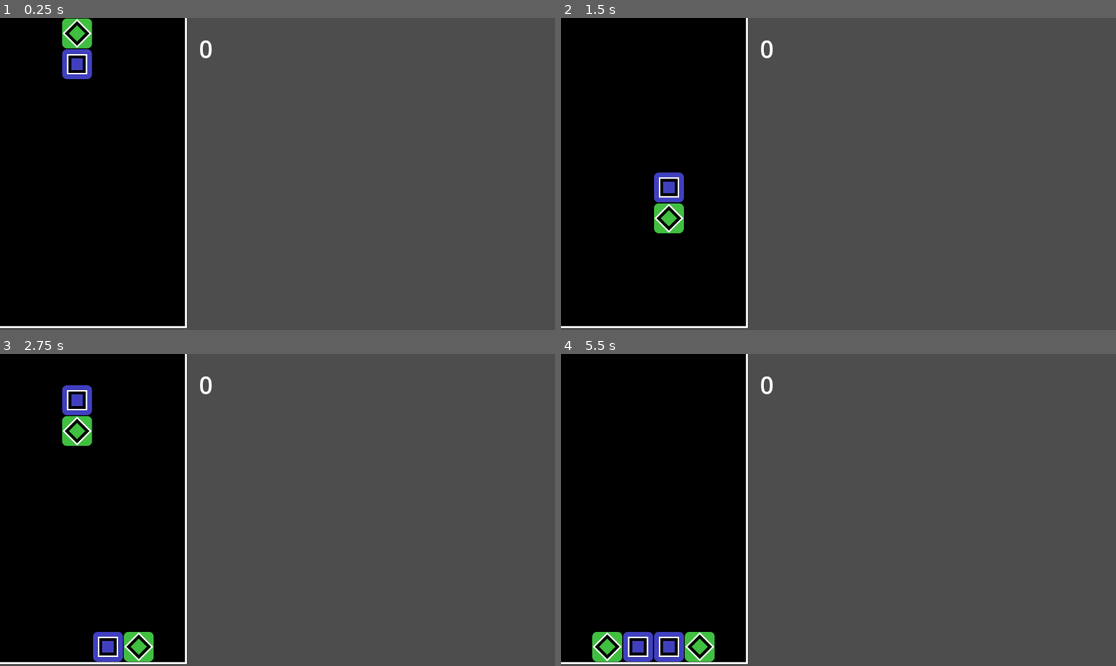
Above: before the commit, frames 1-4 (two rows, left to right).
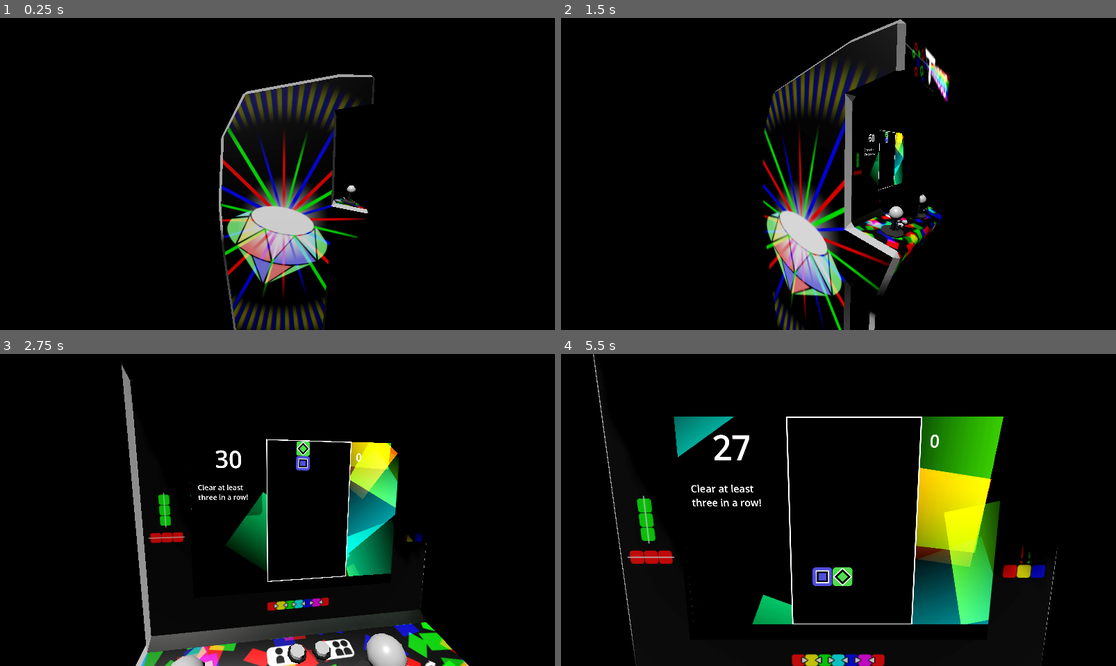
Above: after the commit, the same moments.

Repository: liabilityluke/FBGJ2025
Game: Godot game, scene res://cabinet.tscn
The game is run twice, just before and just after one commit, with the same random seed, the same clock (stepped at 60 frames per second) and the same inputs. Before the commit the project starts from res://board.tscn.
Inputs:
- Up to frame 1 (0.25 s): no input
- Up to frame 2 (1.5 s): tap Enter (ui_accept) at 0.5, 0.77 s; hold Right (ui_right) 0.53-1.28 s; hold Down (ui_down) from 1.28 s (still down)
- Up to frame 3 (2.75 s): tap Enter (ui_accept) at 1.52 s; release Down (ui_down) at 2.03 s; hold Right (ui_right) from 2.03 s (still down)
- Up to frame 4 (5.5 s): tap Enter (ui_accept) at 3.02, 3.77, 4.52 s; release Right (ui_right) at 3.53 s; hold Left (ui_left) 3.53-5.03 s; hold Down (ui_down) from 5.03 s (still down)

The runs differ from the first frame. In frame 1, 68% of the frame differs, in the area x 0-100%, y 0-100%; in frame 2, 67%; in frame 3, 70%; in frame 4, 71%.

Commit message:
add music and intro

Diff:
--- a/board.gd
+++ b/board.gd
@@ -187,6 +187,7 @@
 	var sfx = preload("res://sound_effect_player.tscn").instantiate()
 	add_child(sfx)
 	sfx.stream = preload("res://assets/land.wav")
+	sfx.bus = "SFX"
 	sfx.play()
 	on_chain_timer_timeout()
 	#drop_blocks()
@@ -313,6 +314,7 @@
 		var sfx = preload("res://sound_effect_player.tscn").instantiate()
 		add_child(sfx)
 		sfx.stream = preload("res://assets/clear_red.wav")
+		sfx.bus = "SFX"
 		sfx.play()
 
 		chain_detected = true
@@ -380,6 +382,7 @@
 		var sfx = preload("res://sound_effect_player.tscn").instantiate()
 		add_child(sfx)
 		sfx.stream = preload("res://assets/fuse.wav")
+		sfx.bus = "SFX"
 		sfx.play()
 
 	return chain_detected
--- a/cabinet.gd
+++ b/cabinet.gd
@@ -1,4 +1,11 @@
 extends Node3D
 
 func _input(event: InputEvent):
-	$SubViewport.push_input(event)
+	$"cabinet/SubViewport".push_input(event)
+
+func _ready() :
+	get_tree().paused = true
+	$MusicPlayer.start_game()
+
+func start_game() :
+	get_tree().paused = false
--- a/cabinet.tscn
+++ b/cabinet.tscn
@@ -1,9 +1,10 @@
-[gd_scene load_steps=12 format=3 uid="uid://byy7lkdp7264m"]
+[gd_scene load_steps=16 format=3 uid="uid://byy7lkdp7264m"]
 
 [ext_resource type="PackedScene" uid="uid://dxrv0s0i2eppq" path="res://assets/cabinet/cabinet(1).glb" id="1_ei0b6"]
 [ext_resource type="Script" uid="uid://cgcdyv7ysfnvw" path="res://cabinet.gd" id="1_igc2x"]
 [ext_resource type="PackedScene" uid="uid://b0an7k5opwfit" path="res://screen.tscn" id="2_nb64c"]
 [ext_resource type="Script" uid="uid://begr64r2o8nr8" path="res://sub_viewport.gd" id="3_ssam1"]
+[ext_resource type="Script" uid="uid://bet5bf6d8fs1q" path="res://music_player.gd" id="5_ssam1"]
 
 [sub_resource type="ProceduralSkyMaterial" id="ProceduralSkyMaterial_nb64c"]
 sky_top_color = Color(0, 0, 0, 1)
@@ -22,7 +23,7 @@
 glow_enabled = true
 
 [sub_resource type="ViewportTexture" id="ViewportTexture_nb64c"]
-viewport_path = NodePath("SubViewport")
+viewport_path = NodePath("cabinet/SubViewport")
 
 [sub_resource type="StandardMaterial3D" id="StandardMaterial3D_pkbbd"]
 resource_local_to_scene = true
@@ -38,6 +39,81 @@
 size = Vector2(40, 20)
 orientation = 2
 
+[sub_resource type="Animation" id="Animation_igc2x"]
+resource_name = "start_up"
+length = 3.0
+tracks/0/type = "value"
+tracks/0/imported = false
+tracks/0/enabled = true
+tracks/0/path = NodePath("Camera3D:position")
+tracks/0/interp = 1
+tracks/0/loop_wrap = true
+tracks/0/keys = {
+"times": PackedFloat32Array(0, 3),
+"transitions": PackedFloat32Array(2, 1),
+"update": 0,
+"values": [Vector3(0, 3.413, -5), Vector3(0, 3.413, -2.022)]
+}
+tracks/1/type = "value"
+tracks/1/imported = false
+tracks/1/enabled = true
+tracks/1/path = NodePath("cabinet:rotation")
+tracks/1/interp = 1
+tracks/1/loop_wrap = true
+tracks/1/keys = {
+"times": PackedFloat32Array(0, 3),
+"transitions": PackedFloat32Array(1, 1),
+"update": 0,
+"values": [Vector3(0, 1.74533, 0), Vector3(0, 0, 0)]
+}
+tracks/2/type = "method"
+tracks/2/imported = false
+tracks/2/enabled = true
+tracks/2/path = NodePath(".")
+tracks/2/interp = 1
+tracks/2/loop_wrap = true
+tracks/2/keys = {
+"times": PackedFloat32Array(2.5),
+"transitions": PackedFloat32Array(1),
+"values": [{
+"args": [],
+"method": &"start_game"
+}]
+}
+
+[sub_resource type="Animation" id="Animation_ssam1"]
+length = 0.001
+tracks/0/type = "value"
+tracks/0/imported = false
+tracks/0/enabled = true
+tracks/0/path = NodePath("Camera3D:position")
+tracks/0/interp = 1
+tracks/0/loop_wrap = true
+tracks/0/keys = {
+"times": PackedFloat32Array(0),
+"transitions": PackedFloat32Array(1),
+"update": 0,
+"values": [Vector3(0, 3.413, -2.022)]
+}
+tracks/1/type = "value"
+tracks/1/imported = false
+tracks/1/enabled = true
+tracks/1/path = NodePath("cabinet:rotation")
+tracks/1/interp = 1
+tracks/1/loop_wrap = true
+tracks/1/keys = {
+"times": PackedFloat32Array(0),
+"transitions": PackedFloat32Array(1),
+"update": 0,
+"values": [Vector3(0, 0, 0)]
+}
+
+[sub_resource type="AnimationLibrary" id="AnimationLibrary_2v0wj"]
+_data = {
+&"RESET": SubResource("Animation_ssam1"),
+&"start_up": SubResource("Animation_igc2x")
+}
+
 [node name="Node3D" type="Node3D"]
 process_mode = 3
 script = ExtResource("1_igc2x")
@@ -52,21 +128,38 @@
 [node name="Camera3D" type="Camera3D" parent="."]
 transform = Transform3D(-1, 0, -8.74228e-08, -1.08041e-08, 0.992334, 0.123584, 8.67526e-08, 0.123584, -0.992334, 0, 3.413, -2.022)
 
-[node name="cabinet(1)" parent="." instance=ExtResource("1_ei0b6")]
+[node name="cabinet" parent="." instance=ExtResource("1_ei0b6")]
+transform = Transform3D(1, 0, 0, 0, 1, 0, 0, 0, 1, 0, 0, 0)
 
-[node name="MeshInstance3D" type="MeshInstance3D" parent="."]
+[node name="MeshInstance3D" type="MeshInstance3D" parent="cabinet"]
 transform = Transform3D(-1, 0, -8.74228e-08, 0, 1, 0, 8.74228e-08, 0, -1, -0.0199797, 3.21335, -1.07697)
 material_override = SubResource("StandardMaterial3D_pkbbd")
 mesh = SubResource("PlaneMesh_ei0b6")
+skeleton = NodePath("../..")
 
-[node name="SubViewport" type="SubViewport" parent="."]
+[node name="SubViewport" type="SubViewport" parent="cabinet"]
 size = Vector2i(972, 648)
 script = ExtResource("3_ssam1")
 
-[node name="Node2D" parent="SubViewport" instance=ExtResource("2_nb64c")]
+[node name="Node2D" parent="cabinet/SubViewport" instance=ExtResource("2_nb64c")]
 process_mode = 1
 
 [node name="MeshInstance3D2" type="MeshInstance3D" parent="."]
 transform = Transform3D(1, 0, 0, 0, 1, 0, 0, 0, 1, 0, 0, 6.46042)
 visible = false
 mesh = SubResource("PlaneMesh_nb64c")
+
+[node name="AnimationPlayer" type="AnimationPlayer" parent="."]
+libraries = {
+&"": SubResource("AnimationLibrary_2v0wj")
+}
+autoplay = "start_up"
+
+[node name="MusicPlayer" type="AudioStreamPlayer" parent="."]
+bus = &"Music"
+script = ExtResource("5_ssam1")
+
+[connection signal="lost" from="cabinet/SubViewport/Node2D/CanvasLayer/HBoxContainer/CenterContainer/Board" to="MusicPlayer" method="start_results"]
+[connection signal="won" from="cabinet/SubViewport/Node2D/CanvasLayer/HBoxContainer/CenterContainer/Board" to="MusicPlayer" method="start_results"]
+
+[editable path="cabinet/SubViewport/Node2D"]
--- /dev/null
+++ b/default_bus_layout.tres
@@ -0,0 +1,15 @@
+[gd_resource type="AudioBusLayout" format=3 uid="uid://bep1g6f67d0l3"]
+
+[resource]
+bus/1/name = &"Music"
+bus/1/solo = false
+bus/1/mute = false
+bus/1/bypass_fx = false
+bus/1/volume_db = -15.795
+bus/1/send = &"Master"
+bus/2/name = &"SFX"
+bus/2/solo = false
+bus/2/mute = false
+bus/2/bypass_fx = false
+bus/2/volume_db = -0.130497
+bus/2/send = &"Master"
--- /dev/null
+++ b/music_player.gd
@@ -0,0 +1,9 @@
+extends AudioStreamPlayer
+
+func start_game() :
+	stream = preload("res://assets/maintrack.ogg")
+	play()
+
+func start_results(_1, _2, _3, _4) :
+	stream = preload("res://assets/results.ogg")
+	play()
--- a/project.godot
+++ b/project.godot
@@ -11,7 +11,7 @@
 [application]
 
 config/name="FBPJ2025"
-run/main_scene="uid://dq6y6dq8mwh10"
+run/main_scene="uid://byy7lkdp7264m"
 config/features=PackedStringArray("4.4", "Forward Plus")
 config/icon="res://icon.svg"
 
Not shown, added: assets/maintrack.ogg.import
Not shown, added: assets/results.ogg.import
Not shown, added: music_player.gd.uid
Not shown, added: assets/maintrack.ogg
Not shown, added: assets/results.ogg
